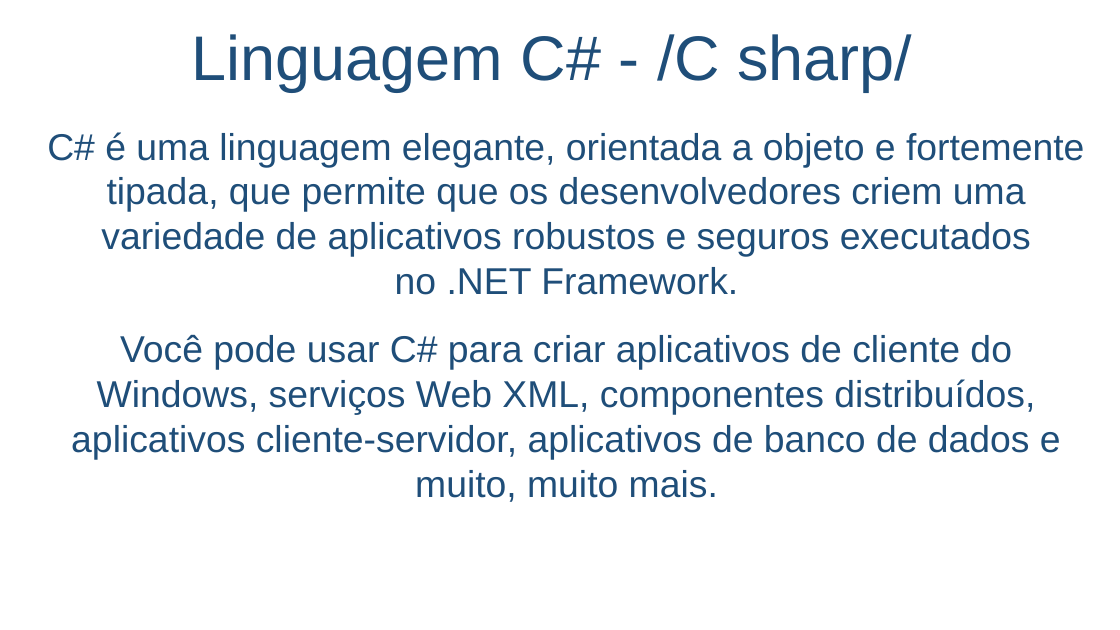
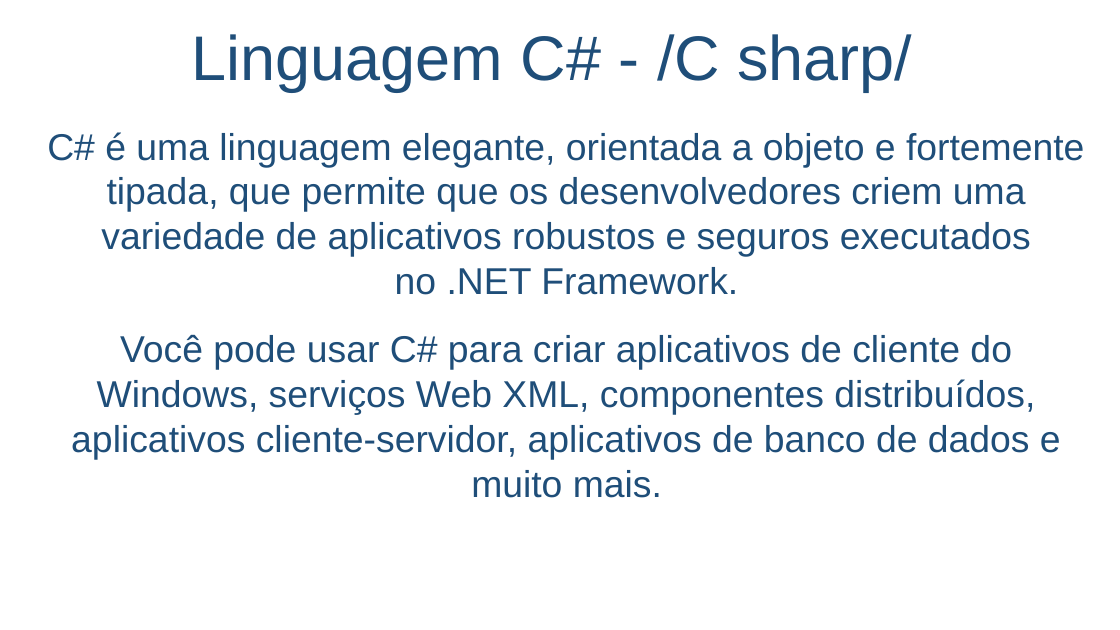
Before and after one commit to salmo-jr/public-slides, a slide deck: slide 4 of plataformas.pptx. Drawn at 1120x630 pixels with LibreOffice and Linux fonts; fonts in the diff are those of the drawing; background and template pictures are left out. Boxes give left, top, right and bottom in pixels: in the first picture for what was removed or moved away, otherwise in the second. Text is boxed around its words. In the diff, an @@ line names an element or a change of style, - is before the commit and + after.

```diff
--- a/plataformas.pptx
+++ b/plataformas.pptx
@@ text at [71, 334, 1061, 498]: text changed @@
-Você pode usar C# para criar aplicativos de cliente do Windows, serviços Web XML, componentes distribuídos, aplicativos cliente-servidor, aplicativos de banco de dados e muito, muito mais.
+Você pode usar C# para criar aplicativos de cliente do Windows, serviços Web XML, componentes distribuídos, aplicativos cliente-servidor, aplicativos de banco de dados e muito mais.
```
Also in this commit, not shown: 2 other slides changed.
